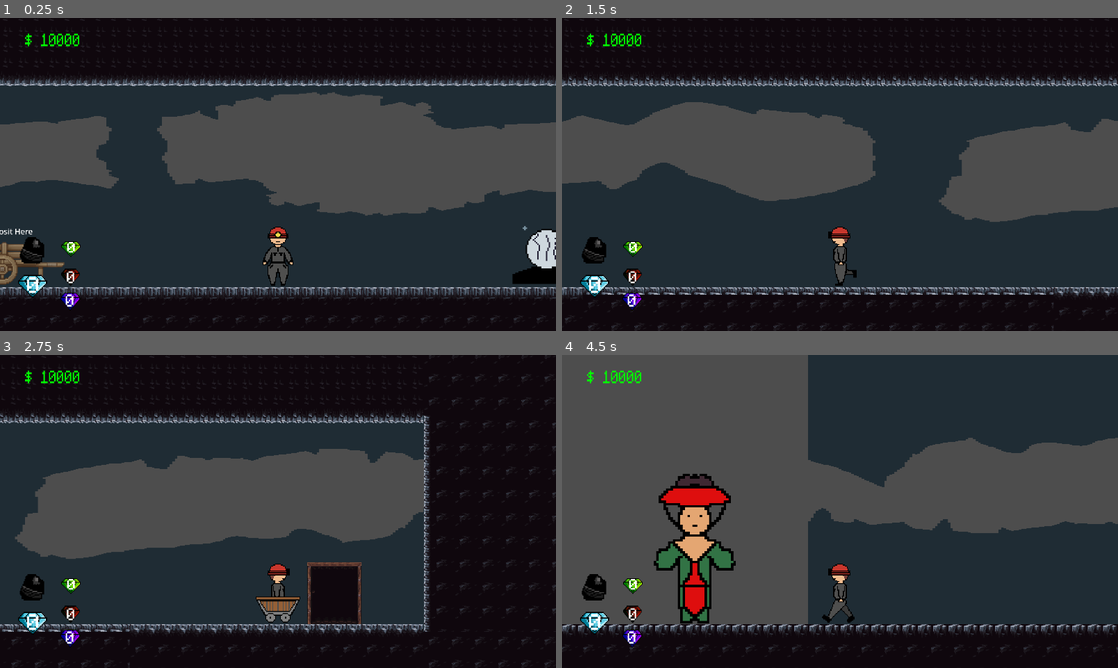
Above: before the commit, frames 1-4 (two rows, left to right).
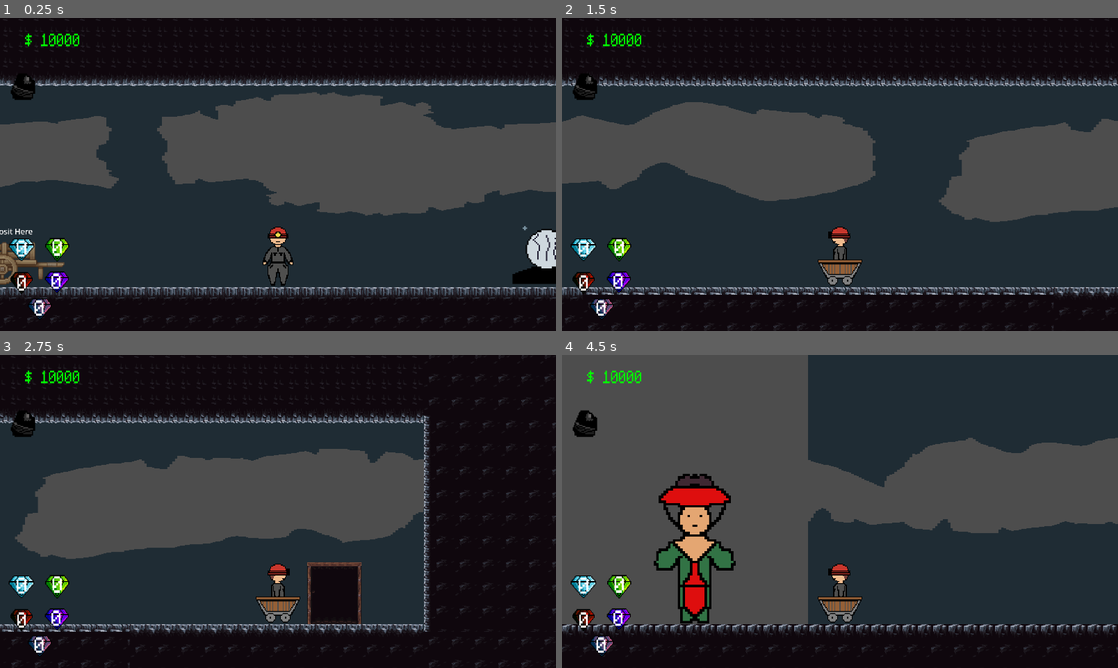
Above: after the commit, the same moments.

Repository: Jrees98/Pirate_Jam_15
Game: Godot game, scene res://Scenes/main.tscn
Same seed, same stepped clock (60 frames per second), same inputs: the game is played once before the commit and once after it. The project has no main scene, so this scene is started directly.
Inputs (mouse positions are in pixels of both pictures, inside the frame that each line leads up to):
- Up to frame 1 (0.25 s): no input
- Up to frame 2 (1.5 s): tap Enter at 0.5 s; move the mouse to (1106, 255) at 0.52 s; hold D (move_right) 0.53-1.28 s; hold M (minecart) 0.53-1.28 s; move the mouse to (728, 190) at 1.27 s; hold A (move_left) from 1.28 s (still down); tap E (interact) at 1.35 s
- Up to frame 3 (2.75 s): tap M (minecart) at 1.55 s; move the mouse to (333, 442) at 2.02 s; release A (move_left) at 2.03 s; hold D (move_right) from 2.03 s (still down); hold M (minecart) from 2.03 s (still down)
- Up to frame 4 (4.5 s): move the mouse to (812, 574) at 2.77 s; release M (minecart) at 2.78 s; tap M (minecart) at 2.85, 3.8, 4.35 s; tap Space at 3.5 s; move the mouse to (1006, 558) at 3.52 s; release D (move_right) at 3.53 s; hold E (interact) 3.53-4.28 s; hold A (move_left) from 3.53 s (still down); move the mouse to (673, 464) at 4.27 s

The runs differ from the first frame. In frame 1, 1.8% of the frame differs, in the area x 1-84%, y 18-96%; in frame 2, 2.2%; in frame 3, 1.8%; in frame 4, 2.3%, in the area x 1-54%, y 17-96%.
Error in both runs: Attempt to call function 'show' in base 'null instance' on a null instance. (res://Scripts/mining_node.gd:25)

Commit message:
minecart logic added

Diff:
--- a/Global.gd
+++ b/Global.gd
@@ -5,6 +5,7 @@
 var total_greengem : int
 var total_purplegem : int
 var total_redgem : int
+var total_whitegem : int
 
 var blue_gem_chance
 var coal_chance
--- a/Scenes/main.tscn
+++ b/Scenes/main.tscn
@@ -9,6 +9,7 @@
 [ext_resource type="PackedScene" uid="uid://cn65df43la0dm" path="res://Scenes/alchemist.tscn" id="7_r5ovd"]
 
 [node name="Main" type="Node2D"]
+position = Vector2(1, 0)
 script = ExtResource("1_q3ypa")
 
 [node name="Player" parent="." instance=ExtResource("2_sw14p")]
--- a/Scenes/player.tscn
+++ b/Scenes/player.tscn
@@ -80,7 +80,7 @@
 scale = Vector2(2, 2)
 sprite_frames = SubResource("SpriteFrames_lmb3k")
 autoplay = "default"
-frame_progress = 0.447369
+frame_progress = 0.293101
 
 [node name="CollisionShape2D" type="CollisionShape2D" parent="."]
 position = Vector2(-0.5, 0.5)
@@ -116,7 +116,7 @@
 alignment = 2
 
 [node name="CoalSprite" type="Sprite2D" parent="RockNodeUI/HBoxContainer"]
-position = Vector2(146.057, -89.5502)
+position = Vector2(109, -767)
 scale = Vector2(4.03598, 4.93541)
 texture = ExtResource("3_ligsf")
 
@@ -130,8 +130,8 @@
 text = "0"
 
 [node name="BlueGemSprite" type="Sprite2D" parent="RockNodeUI/HBoxContainer"]
-position = Vector2(135.21, 44.4498)
-scale = Vector2(4.63375, 4.68641)
+position = Vector2(89, -106)
+scale = Vector2(4.06293, 4.70662)
 texture = ExtResource("4_njvkg")
 
 [node name="GemQuantity" type="Label" parent="RockNodeUI/HBoxContainer/BlueGemSprite"]
@@ -145,8 +145,8 @@
 
 [node name="RedGemSprite2" type="Sprite2D" parent="RockNodeUI/HBoxContainer"]
 self_modulate = Color(1, 0.0823529, 0, 1)
-position = Vector2(292, 9)
-scale = Vector2(2.9375, 3.52083)
+position = Vector2(89, 32)
+scale = Vector2(3.53039, 4.54533)
 texture = ExtResource("4_njvkg")
 
 [node name="GemQuantity" type="Label" parent="RockNodeUI/HBoxContainer/RedGemSprite2"]
@@ -160,8 +160,8 @@
 
 [node name="GreenGemSprite3" type="Sprite2D" parent="RockNodeUI/HBoxContainer"]
 self_modulate = Color(1, 1, 0, 1)
-position = Vector2(294, -108)
-scale = Vector2(3.07697, 3.22474)
+position = Vector2(237, -106)
+scale = Vector2(3.835, 4.85157)
 texture = ExtResource("4_njvkg")
 
 [node name="GemQuantity" type="Label" parent="RockNodeUI/HBoxContainer/GreenGemSprite3"]
@@ -175,11 +175,26 @@
 
 [node name="PurpleGemSprite4" type="Sprite2D" parent="RockNodeUI/HBoxContainer"]
 self_modulate = Color(1, 0, 1, 1)
-position = Vector2(291, 109)
-scale = Vector2(3.10519, 3.65769)
+position = Vector2(236, 29)
+scale = Vector2(3.80673, 4.45425)
 texture = ExtResource("4_njvkg")
 
 [node name="GemQuantity" type="Label" parent="RockNodeUI/HBoxContainer/PurpleGemSprite4"]
+offset_left = -6.48174
+offset_top = -14.5548
+offset_right = 29.5183
+offset_bottom = 11.4452
+theme_override_fonts/font = ExtResource("5_nfwr5")
+theme_override_font_sizes/font_size = 32
+text = "0"
+
+[node name="WhiteGemSprite5" type="Sprite2D" parent="RockNodeUI/HBoxContainer"]
+self_modulate = Color(1, 0.368627, 0.529412, 1)
+position = Vector2(165, 140)
+scale = Vector2(3.80673, 4.45425)
+texture = ExtResource("4_njvkg")
+
+[node name="GemQuantity" type="Label" parent="RockNodeUI/HBoxContainer/WhiteGemSprite5"]
 offset_left = -6.48174
 offset_top = -14.5548
 offset_right = 29.5183
--- a/Scripts/main.gd
+++ b/Scripts/main.gd
@@ -14,7 +14,5 @@
 
 
 func _on_wagon_wagon_entered():
-	Global.total_coins = Global.total_coins + (Global.total_coal * Global.coal_price) + (Global.total_gems * Global.gem_price)
-
+	Global.total_coins = Global.total_coins + (Global.total_coal * Global.coal_price)
 	Global.total_coal = 0
-	Global.total_gems = 0
--- a/Scripts/mining_node.gd
+++ b/Scripts/mining_node.gd
@@ -52,8 +52,11 @@
 func gem_chance():
 	var number = rng.randi_range(1,Global.blue_gem_chance)
 	var greenNumber = rng.randi_range(1, 10)
-	var purpleNumber = rng.randi_range(1,20)
-	var redNumber = rng.randi_range(1,50)
+	var purpleNumber = rng.randi_range(1,50)
+	var redNumber = rng.randi_range(1,20)
+	var whiteNumber = rng.randi_range(1,100)
+
+
 	if number == 1:
 		Global.total_gems +=1
 	if greenNumber == 1:
@@ -62,3 +65,5 @@
 		Global.total_purplegem += 1
 	if redNumber == 1:
 		Global.total_redgem += 1
+	if whiteNumber == 1:
+		Global.total_whitegem += 1
--- a/Scripts/player.gd
+++ b/Scripts/player.gd
@@ -11,21 +11,32 @@
 
 func _physics_process(delta):
 	var direction = Input.get_axis("move_left","move_right")
-	if direction:
-		velocity.x = speed * direction
-		$AnimatedSprite2D.play("walk")
+	if in_minecart == false:
+		if direction:
+			velocity.x = speed * direction
+			$AnimatedSprite2D.play("walk")
 
-	else:
-		velocity.x = 0
-		$AnimatedSprite2D.play("default")
-	move_and_slide()
+		else:
+			velocity.x = 0
+			$AnimatedSprite2D.play("default")
+		move_and_slide()
 
-	if direction > 0:
-		$AnimatedSprite2D.play("walk")
-		$AnimatedSprite2D.flip_h = false
-	if direction < 0:
-		$AnimatedSprite2D.flip_h = true
+		if direction > 0:
+			$AnimatedSprite2D.play("walk")
+			$AnimatedSprite2D.flip_h = false
+		if direction < 0:
+			$AnimatedSprite2D.flip_h = true
+	if in_minecart:
+		if direction:
+			velocity.x = speed * direction
+		else:
+			velocity.x = 0
+		move_and_slide()
 
+		if direction > 0:
+			$AnimatedSprite2D.flip_h = false
+		if direction < 0:
+			$AnimatedSprite2D.flip_h = true
 	if Input.is_action_pressed("minecart"):
 		$AnimatedSprite2D.play("minecart")
 		in_minecart = true
@@ -40,4 +51,5 @@
 	$RockNodeUI/HBoxContainer/RedGemSprite2/GemQuantity.text = str(Global.total_redgem)
 	$RockNodeUI/HBoxContainer/GreenGemSprite3/GemQuantity.text = str(Global.total_greengem)
 	$RockNodeUI/HBoxContainer/PurpleGemSprite4/GemQuantity.text = str(Global.total_purplegem)
+	$RockNodeUI/HBoxContainer/WhiteGemSprite5/GemQuantity.text = str(Global.total_whitegem)
 	speed = Global.move_speed
